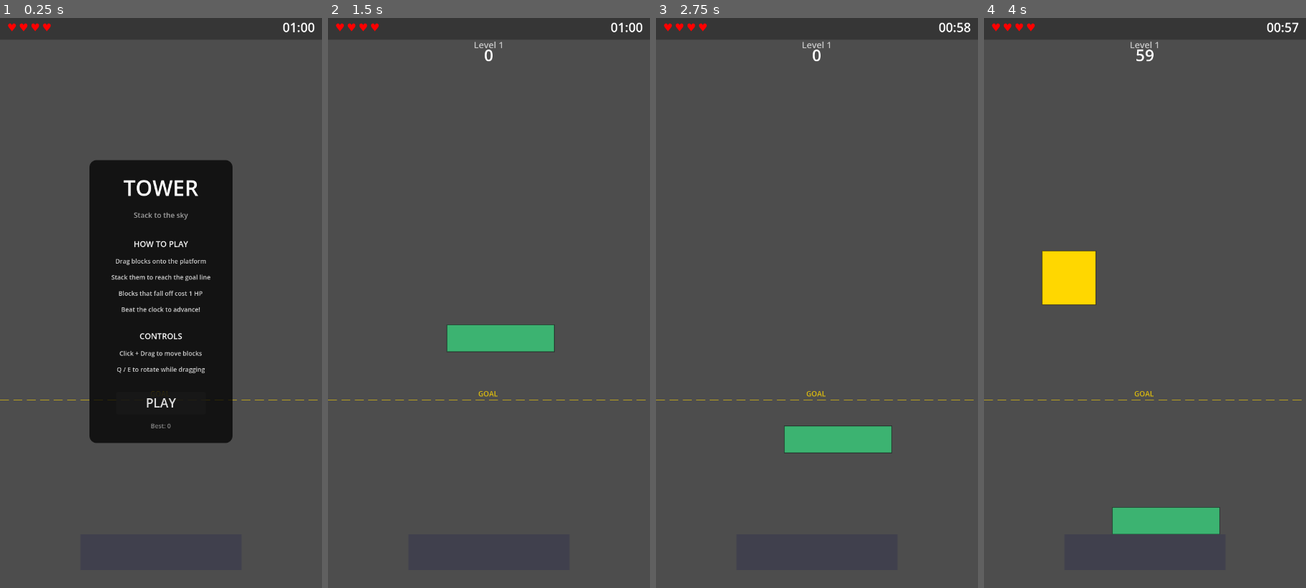
Above: before the commit, frames 1-4 (left to right).
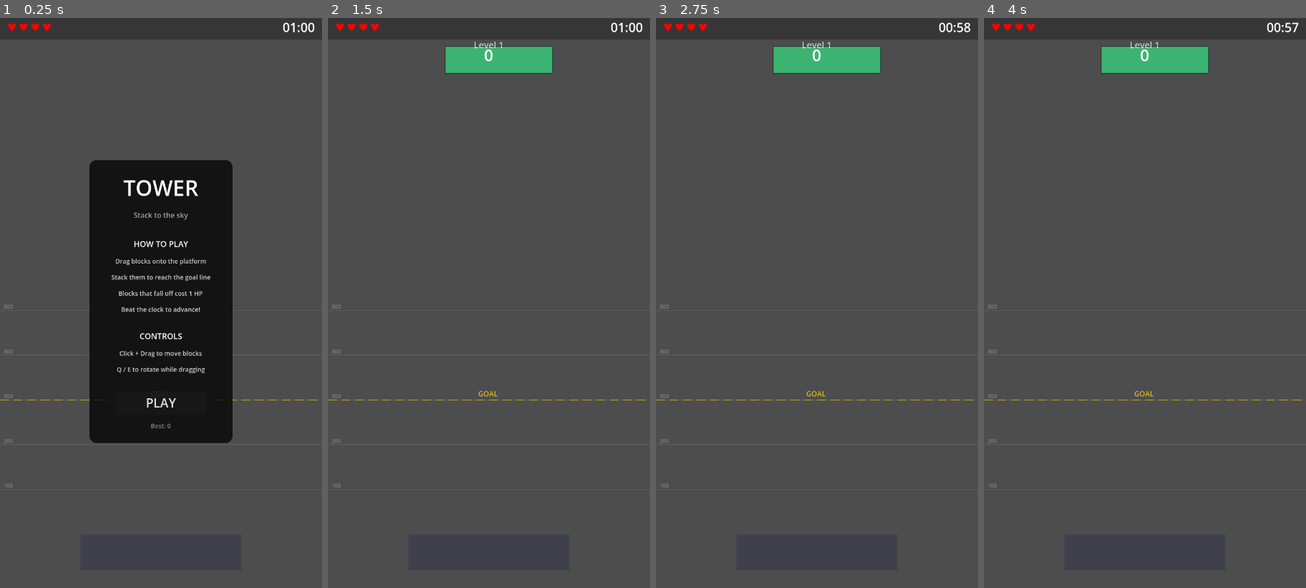
Above: after the commit, the same moments.

Repository: PartlyWhole/ToppleClone
Game: Godot game, scene res://main/main.tscn
The game is run twice, just before and just after one commit, with the same random seed, the same clock (stepped at 60 frames per second) and the same inputs.
Inputs (mouse positions are in pixels of both pictures, inside the frame that each line leads up to):
- Up to frame 1 (0.25 s): no input
- Up to frame 2 (1.5 s): click "PLAY" at 0.5 s; tap Enter at 1.25 s; drag from (498, 354) to (521, 177) at 1.27 s
- Up to frame 3 (2.75 s): tap Space at 2 s; drag from (752, 331) to (800, 417) at 2.02 s
- Up to frame 4 (4 s): move the mouse to (1177, 177) at 2.77 s; tap Ctrl at 2.85 s; click (1177, 177) at 2.92 s; drag from (1093, 354) to (1048, 217) at 3.52 s

The runs differ from the first frame. In frame 1, less than 0.1% of the frame differs, in the area x 1-4%, y 50-83%; in frame 2, 3.3%; in frame 3, 3.3%; in frame 4, 4.9%, in the area x 1-74%, y 4-91%.

Commit message:
feat: pin spawned block to screen top and add height markers
- Spawned block stays fixed at SPAWN_TOP_MARGIN (100px) from the
  camera's top edge, tracking the camera as it moves
- Height markers drawn every 100px from the platform with labels
  showing the height value, extending 200px past the goal line

Co-Authored-By: Claude Opus 4.6 (1M context) <noreply@anthropic.com>

Diff:
--- a/features/gameplay/scripts/game_manager.gd
+++ b/features/gameplay/scripts/game_manager.gd
@@ -8,7 +8,7 @@
 const DROP_THRESHOLD_Y: float = 300.0
 const HEIGHT_SCAN_INTERVAL: float = 0.5
 const SPAWN_DELAY: float = 2.0
-const SPAWN_OFFSET: float = 400.0
+const SPAWN_TOP_MARGIN: float = 100.0
 const BASE_TARGET_HEIGHT: float = 300.0
 const HEIGHT_PER_LEVEL: float = 200.0
 
@@ -59,6 +59,7 @@
 		Events.timer_updated.emit(0.0)
 		_transition_to(State.LOST)
 		return
+	_track_spawn_block()
 	_scan_timer += delta
 	if _scan_timer >= HEIGHT_SCAN_INTERVAL:
 		_scan_timer = 0.0
@@ -144,7 +145,9 @@
 	var bounds: Vector2 = BlockShapes.get_bounding_size(block.shape_type)
 	var margin: float = maxf(bounds.x, bounds.y) / 2.0 + 50.0
 	var viewport_w: float = get_viewport().get_visible_rect().size.x
-	var spawn_y: float = _tower_top_y - SPAWN_OFFSET
+	var viewport_h: float = get_viewport().get_visible_rect().size.y
+	var cam_top: float = _camera.position.y - viewport_h / 2.0
+	var spawn_y: float = cam_top + SPAWN_TOP_MARGIN
 	block.position = Vector2(
 		_rng.randf_range(margin, viewport_w - margin),
 		spawn_y,
@@ -159,6 +162,16 @@
 	_block_container.add_child(block)
 
 
+func _track_spawn_block() -> void:
+	if _current_block == null or not is_instance_valid(_current_block):
+		return
+	if not _current_block.freeze:
+		return
+	var viewport_h: float = get_viewport().get_visible_rect().size.y
+	var cam_top: float = _camera.position.y - viewport_h / 2.0
+	_current_block.position.y = cam_top + SPAWN_TOP_MARGIN
+
+
 func _on_new_block_dragged(block: DraggableBlock) -> void:
 	if _state != State.PLAYING:
 		return
--- a/features/gameplay/scripts/gameplay_controller.gd
+++ b/features/gameplay/scripts/gameplay_controller.gd
@@ -21,6 +21,7 @@
 
 
 func _draw() -> void:
+	_draw_height_markers()
 	_draw_finish_line()
 
 
@@ -56,6 +57,27 @@
 	add_child(visual)
 
 
+func _draw_height_markers() -> void:
+	var marker_interval: float = 100.0
+	var max_height: float = _target_height + 200.0
+	var marker_color: Color = Color(1.0, 1.0, 1.0, 0.15)
+	var label_color: Color = Color(1.0, 1.0, 1.0, 0.3)
+	var height: float = marker_interval
+	while height <= max_height:
+		var y: float = PLATFORM_SURFACE_Y - height
+		draw_line(Vector2(0.0, y), Vector2(VIEWPORT_SIZE.x, y), marker_color, 1.0)
+		draw_string(
+			ThemeDB.fallback_font,
+			Vector2(8.0, y - 4.0),
+			"%d" % int(height),
+			HORIZONTAL_ALIGNMENT_LEFT,
+			-1,
+			12,
+			label_color,
+		)
+		height += marker_interval
+
+
 func _draw_finish_line() -> void:
 	var finish_y: float = PLATFORM_SURFACE_Y - _target_height
 	var dash_length: float = 20.0
